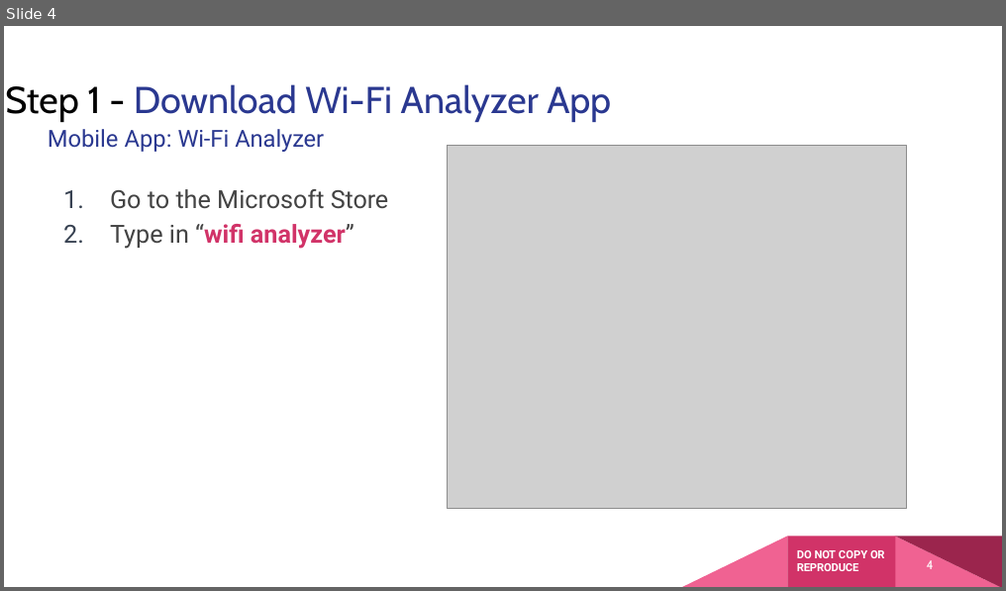
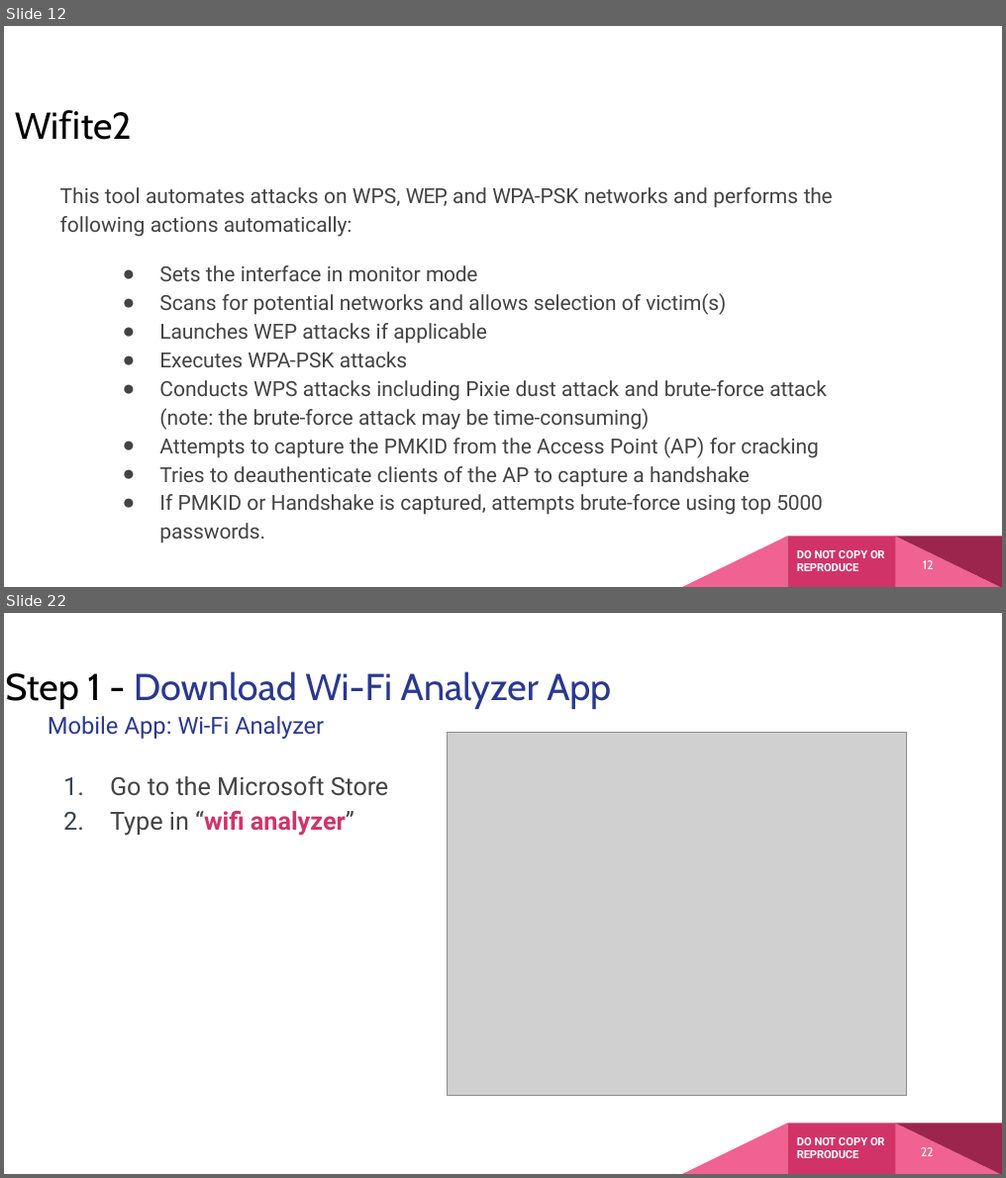
Before and after one commit to nprobert/AutoISAC-ACT-AdvWireless, a slide deck: 3 ACT AW - WiFi.pptx. Shown one above the other, each under a label of ours: slide 4 before the commit, slides 12 and 22 after it; the slides between them are not shown. The pictures are 1006x591 and 1006x1178 pixels, drawn with LibreOffice and Linux fonts; fonts in the diff are those of the drawing; grey boxes stand for pictures. Boxes give left, top, right and bottom in pixels: in the first picture for what was removed or moved away, otherwise in the second. Text is boxed around its words. In the diff, an @@ line names an element or a change of style, - is before the commit and + after.

```diff
--- a/3 ACT AW - WiFi.pptx
+++ b/3 ACT AW - WiFi.pptx
@@ slide 12 added at (4, 26, 1002, 587), background #FFFFFF @@
@@ title added at (4, 95, 900, 148), 36 pt, text #000000 @@
+Wiﬁte2
@@ text added at (60, 187, 833, 544), 20 pt, text #434343 @@
+This tool automates attacks on WPS, WEP, and WPA-PSK networks and performs the following actions automatically:
+● Sets the interface in monitor mode
+● Scans for potential networks and allows selection of victim(s)
+● Launches WEP attacks if applicable
+● Executes WPA-PSK attacks
+● Conducts WPS attacks including Pixie dust attack and brute-force attack (note: the brute-force attack may be time-consuming)
+● Attempts to capture the PMKID from the Access Point (AP) for cracking
+● Tries to deauthenticate clients of the AP to capture a handshake
+● If PMKID or Handshake is captured, attempts brute-force using top 5000 passwords.
@@ freeform shape added at (682, 537, 788, 587), fill #F06292 @@
@@ freeform shape added at (788, 537, 896, 587), fill #D13368 @@
@@ text added at (797, 551, 885, 571), 10.7 pt, text #FFFFFF, bold @@
+DO NOT COPY OR REPRODUCE
@@ freeform shape added at (895, 537, 1000, 587), fill #F06292 @@
@@ freeform shape added at (895, 537, 1002, 587), fill #9B254D @@
@@ page number added at (923, 561, 934, 570), 12 pt, text #FFFFFF @@
+12
@@ what was slide 4 is now slide 22 @@
@@ page number at (921, 1148, 934, 1157): text changed @@
-4
+22
```
Also in this commit, not shown: 4 slides changed, 16 other slides added, 8 other files.
